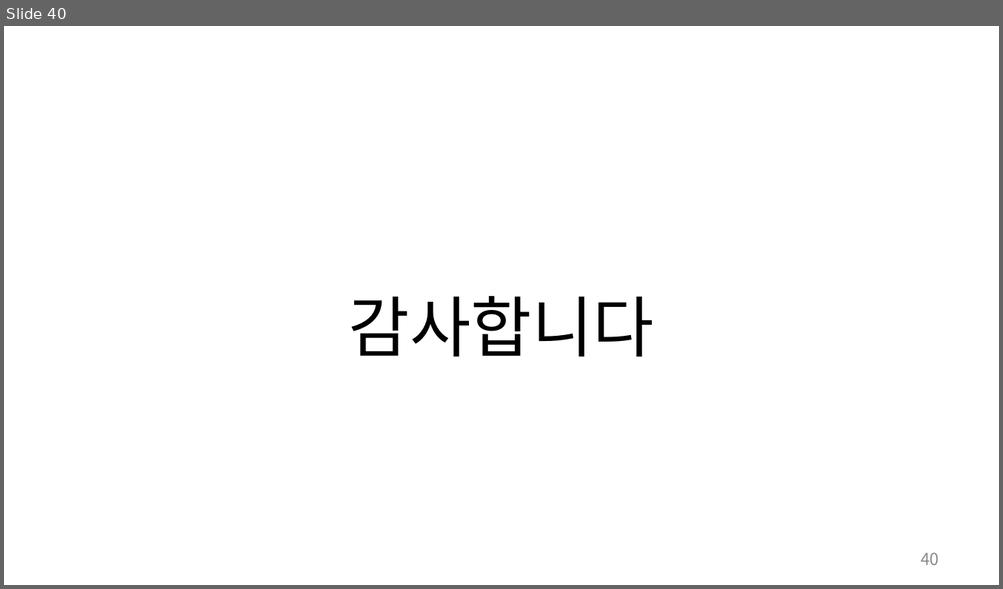
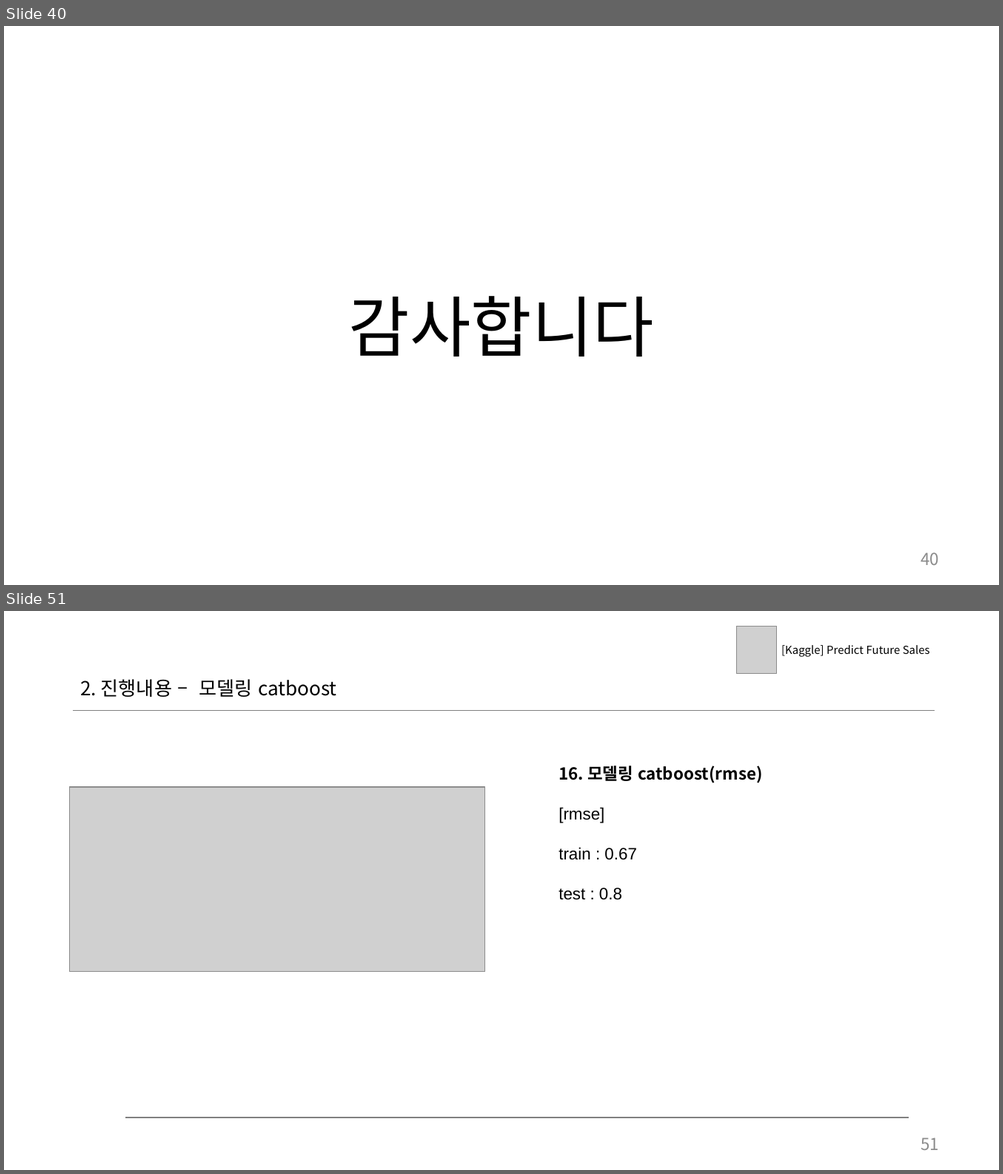
Before and after one commit to LazyerIJ/Kaggle_Study, a slide deck: Competitions/Predict_Future_Sales/doc/jm_03_EDA_ts.pptx. Shown one above the other, each under a label of ours: slide 40 before the commit, slides 40 and 51 after it; the slides between them are not shown. The pictures are 1003x589 and 1003x1174 pixels, drawn with LibreOffice and Linux fonts; fonts in the diff are those of the drawing; grey boxes stand for pictures. Boxes give left, top, right and bottom in pixels: in the first picture for what was removed or moved away, otherwise in the second. Text is boxed around its words. In the diff, an @@ line names an element or a change of style, - is before the commit and + after.

```diff
--- a/Competitions/Predict_Future_Sales/doc/jm_03_EDA_ts.pptx
+++ b/Competitions/Predict_Future_Sales/doc/jm_03_EDA_ts.pptx
@@ slide 51 added at [4,611,999,1170], background #FFFFFF @@
@@ picture added at [736,626,776,674] @@
@@ text added at [781,645,930,657], 8 pt, text #000000 @@
+[Kaggle] Predict Future Sales
@@ text added at [80,679,337,697], 14 pt, text #000000 @@
+2. 진행내용 – 모델링 catboost
@@ line added from (73, 710) to (934, 710), #808080 1 pt @@
@@ text added at [558,766,762,900], 12 pt, text #000000 @@
+16. 모델링 catboost(rmse)
+[rmse]
+train : 0.67
+test : 0.8
@@ picture added at [70,787,484,971] @@
@@ line added from (125, 1118) to (908, 1118), #808080 1 pt @@
@@ page number added at [920,1138,939,1150], 12 pt, text #8C8C8C @@
+51
```
Also in this commit, not shown: 11 other slides added, 4 other files.
